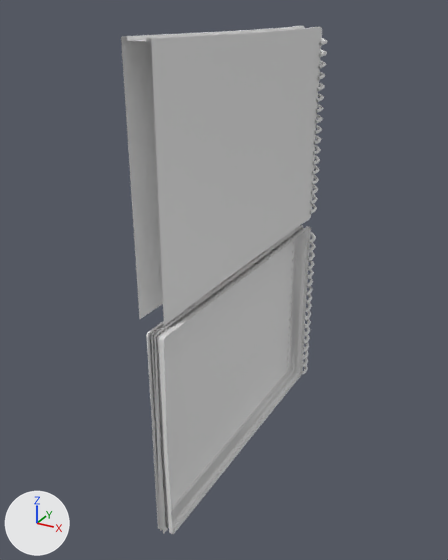
Two versions of the FBX model Assets/_Assets/Models/ReferenceGuide.fbx, one commit apart.
Both versions are drawn from a camera (50 mm lens) standing at (2.11, -4.19, 2.76) and looking at (-0.12, -0.14, 0.73). The lights are fixed; the arrows at lower left show +X, +Y and +Z. The first picture is the older version. Where no turn or scale is listed for an object, it has been applied to the vertices.

In view in the first picture: 'refguide_closed', 'refguide_open'.
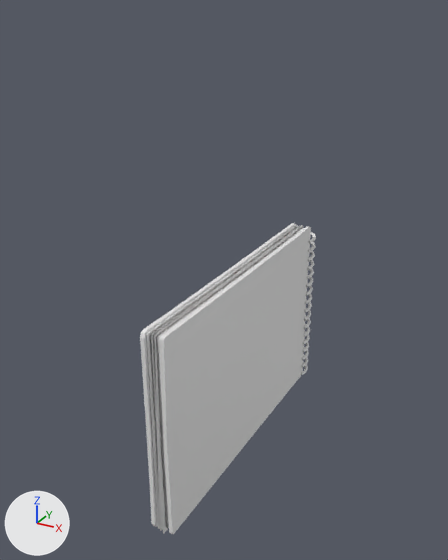
The newer file is also turned or shifted as a whole; pictures and numbers use the older file's frame.

Where the change shows, as pixel boxes [x1, y1, x2, y2] in the pictures (448 x 560 px; the box of a moved part takes in the faces that stretch with it):
'refguide_closed', deleted: before [121, 26, 328, 325]
'refguide_cover', added: after [140, 223, 296, 527]
part 1 of me_cube_245, moved or reshaped: before [146, 232, 316, 525]; after [146, 229, 316, 525]

The edits, one by one:
me_cube_245 is used by ob_refguide_open; location (0.0, 0.0, 0.0).
me_cube_245 had 1516 vertices, 1396 faces and spanned x -0.14..0.14, y -1.36..1.36, z -0.85..0.85.
me_cube_245 now has 1516 vertices, 1397 faces and spans x -0.14..0.14, y -1.36..1.36, z -0.85..0.85.
me_cube_245 part 1: 317 vertices moved from x -0.06..0.12, y -1.35..1.34, z -0.82..0.82 to x -0.05..0.12, y -1.35..1.33, z -0.82..0.82.
Mesh me_cube_066 is new.
It has 57 vertices, 40 faces and spans x -0.02..0.02, y -2.57..-0.03, z -0.84..0.84.
It uses material mat_tex_deskdocs (white #e7e7e7).
Object 'refguide_closed' (ob_refguide_closed) is deleted.
Object 'refguide_cover' (ob_refguide_cover) is new; it shows me_cube_066.
Its location is (-0.065, 1.23, 0.0).
